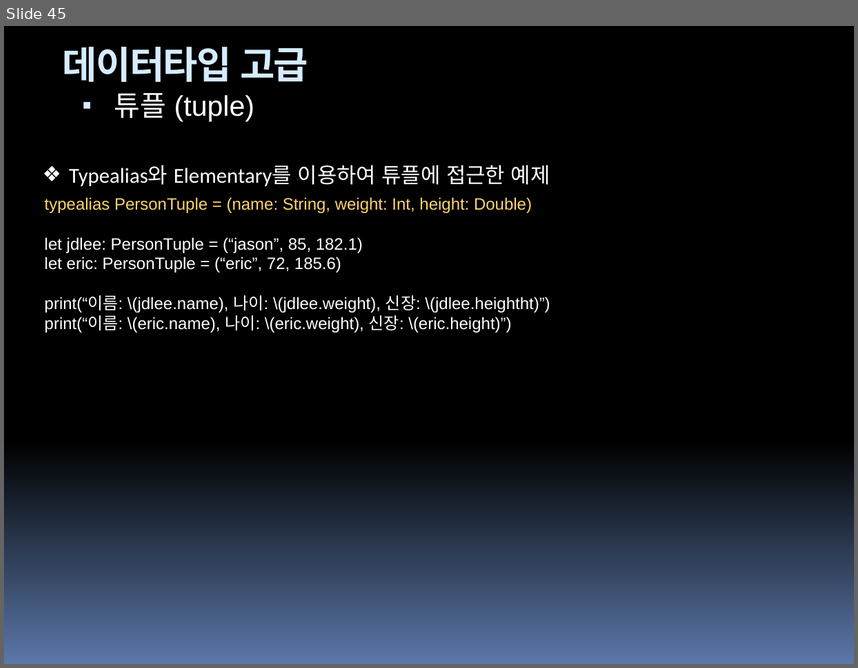
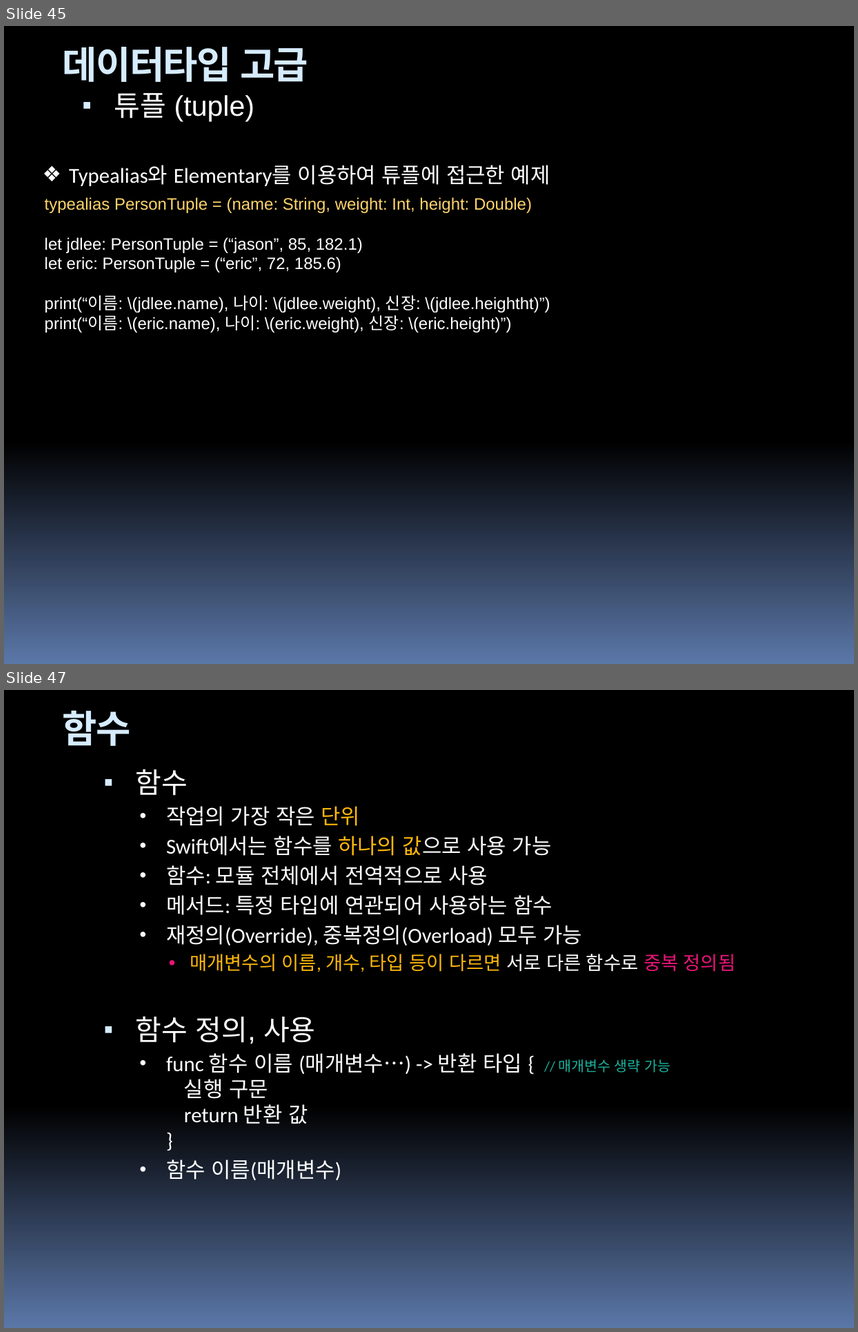
Before and after one commit to hounga13/helloSwift, a slide deck: Swift세미나자료.pptx. Shown one above the other, each under a label of ours: slide 45 before the commit, slides 45 and 47 after it; the slides between them are not shown. The pictures are 858x668 and 858x1332 pixels, drawn with LibreOffice and Linux fonts; fonts in the diff are those of the drawing. Boxes give left, top, right and bottom in pixels: in the first picture for what was removed or moved away, otherwise in the second. Text is boxed around its words. In the diff, an @@ line names an element or a change of style, - is before the commit and + after.

```diff
--- a/Swift세미나자료.pptx
+++ b/Swift세미나자료.pptx
@@ slide 47 added at (4, 690, 854, 1328), background gradient #000000 to #5B77A8 @@
@@ title added at (63, 710, 131, 746), 32 pt, text #D6ECFF, bold @@
+함수
@@ rectangle added at (25, 753, 25, 787), fill #000000 @@
@@ rectangle added at (27, 753, 27, 787), fill #000000 @@
@@ rectangle added at (29, 753, 31, 787), fill #000000 @@
@@ rectangle added at (33, 753, 37, 787), fill #000000 @@
@@ text added at (136, 769, 735, 1180), 18 pt, text #FFFFFF @@
+▪ 함수
+  • 작업의 가장 작은 단위
+  • Swift에서는 함수를 하나의 값으로 사용 가능
+  • 함수: 모듈 전체에서 전역적으로 사용
+  • 메서드: 특정 타입에 연관되어 사용하는 함수
+  • 재정의(Override), 중복정의(Overload) 모두 가능
+    • 매개변수의 이름, 개수, 타입 등이 다르면 서로 다른 함수로 중복 정의됨
+▪ 함수 정의, 사용
+  • func 함수 이름 (매개변수…) -> 반환 타입 { // 매개변수 생략 가능
+    실행 구문
+    return 반환 값
+    }
+  • 함수 이름(매개변수)
```
Also in this commit, not shown: 32 slides changed, 11 other slides added, 1 other file.
